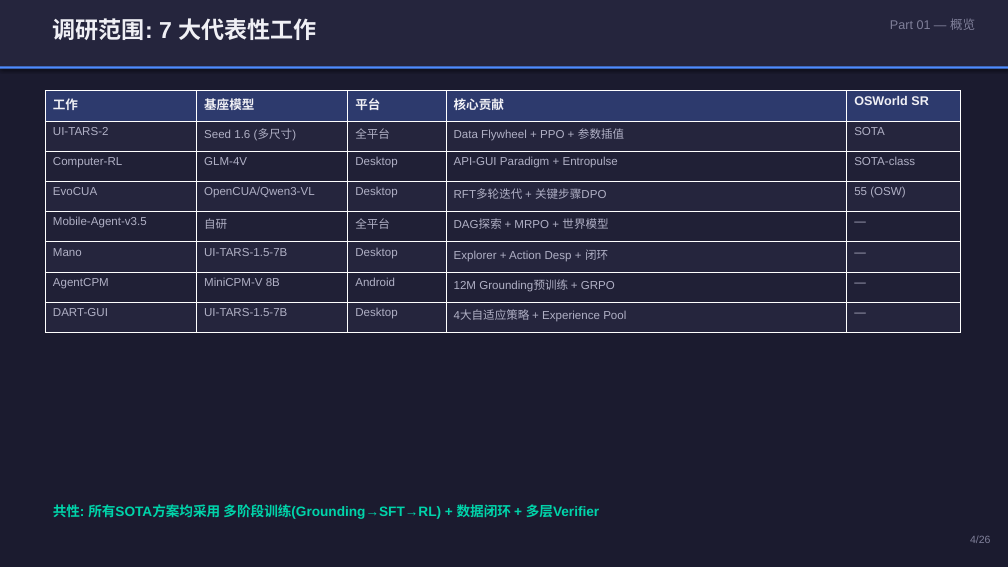
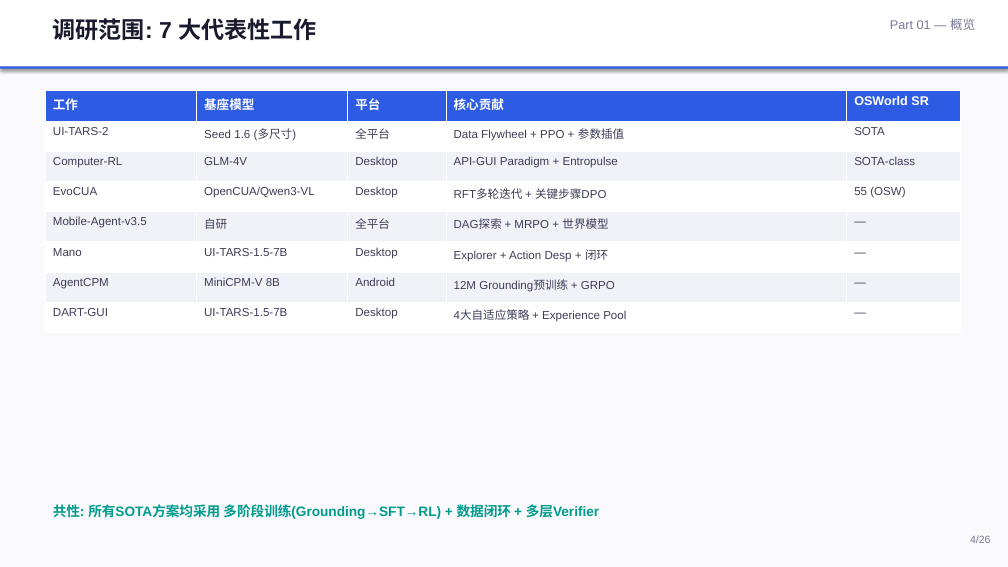
Before and after one commit to Pengxiang-Li/Cursor, a slide deck: slide 4 of CUA_Research_Report.pptx. Drawn at 1008x567 pixels with LibreOffice and Linux fonts; fonts in the diff are those of the drawing. Boxes give left, top, right and bottom in pixels: in the first picture for what was removed or moved away, otherwise in the second. Text is boxed around its words. In the diff, an @@ line names an element or a change of style, - is before the commit and + after.

```diff
--- a/CUA_Research_Report.pptx
+++ b/CUA_Research_Report.pptx
@@ background #1B1B2F to #FAFAFC @@
@@ rectangle at bbox=[0, 0, 1008, 68]: fill #25253D to #FFFFFF @@
@@ text "调研范围: 7 大代表性工作" at bbox=[53, 18, 316, 40]: text colour #F0F0F5 to #1A1A2E @@
@@ text "Part 01 — 概览" at bbox=[890, 18, 975, 30]: text colour #80809A to #787896 @@
@@ rectangle at bbox=[0, 67, 1008, 69]: fill #4E8CFF to #2D5BE3 @@
@@ table at bbox=[45, 91, 960, 333] @@
@@ fill #2D3A6D to #2D5BE3 in row 1 @@
@@ fill #25253D to #FFFFFF in 20 cells @@
@@ fill #202036 to #F0F2F7 in 15 cells @@
@@ text colour #F0F0F5 to #FFFFFF in "工作", "基座模型", "平台", "核心贡献" and 1 more places @@
@@ text colour #B0B0C5 to #3D3D56 @@
@@ text "共性: 所有SOTA方案均采用 多阶段训练(Grounding→SFT→RL) + 数据闭环 ..." at bbox=[53, 504, 599, 519]: text colour #00D4AA to #009B8D @@
@@ text "4/26" at bbox=[970, 535, 990, 543]: text colour #80809A to #787896 @@
```
Also in this commit, not shown: 25 other slides changed, 1 other file.
